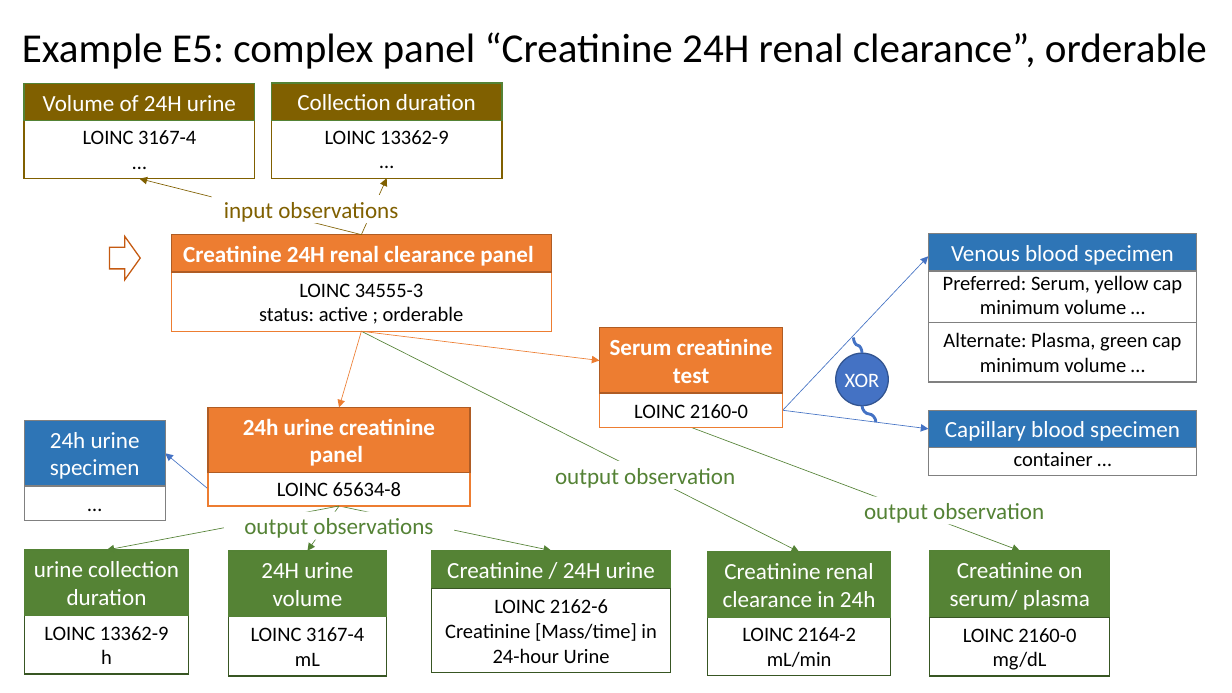
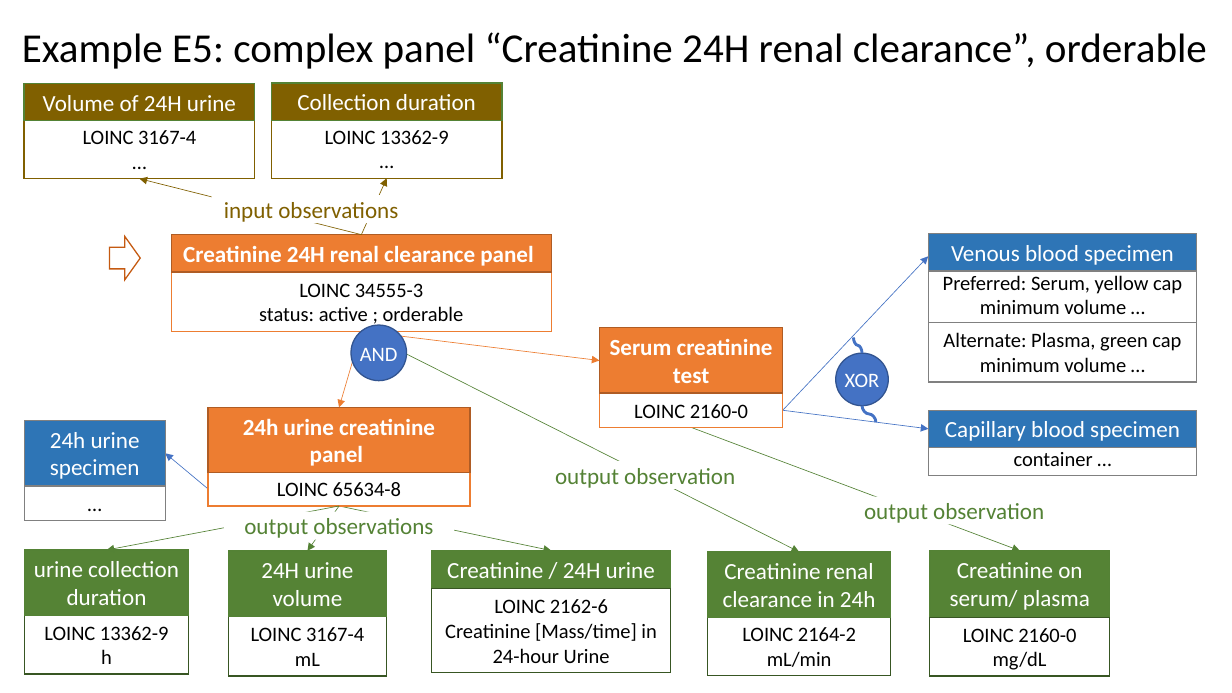
Before and after one commit to HL7/fhir-order-catalog, a slide deck: slide 1 of input/images-source/LabExampleE5Business.pptx. Drawn at 1232x693 pixels with LibreOffice and Linux fonts; fonts in the diff are those of the drawing. Boxes give left, top, right and bottom in pixels: in the first picture for what was removed or moved away, otherwise in the second. Text is boxed around its words. In the diff, an @@ line names an element or a change of style, - is before the commit and + after.

```diff
--- a/input/images-source/LabExampleE5Business.pptx
+++ b/input/images-source/LabExampleE5Business.pptx
@@ ellipse added at bbox=[351, 325, 407, 381], fill #4472C4, outline #325491 1 pt, 16 pt, text #FFFFFF @@
+AND
```
Also in this commit, not shown: 1 other file.
